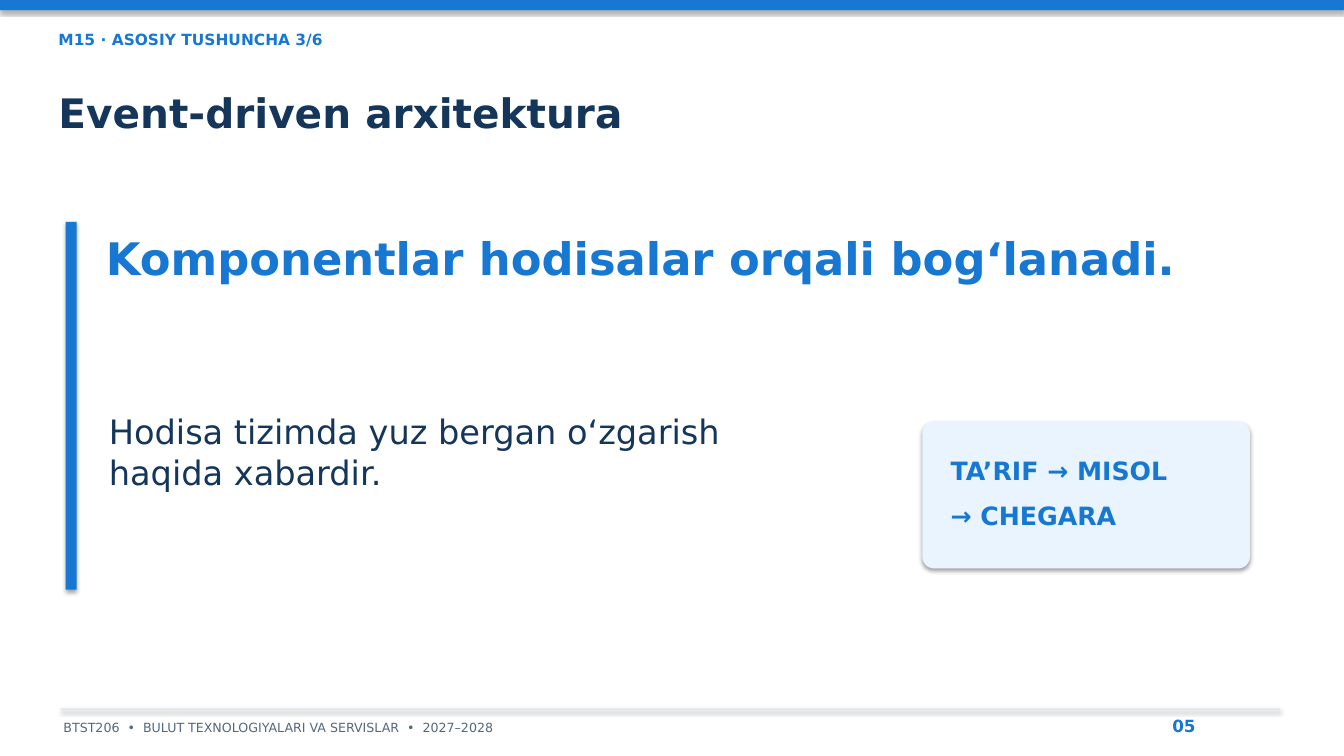
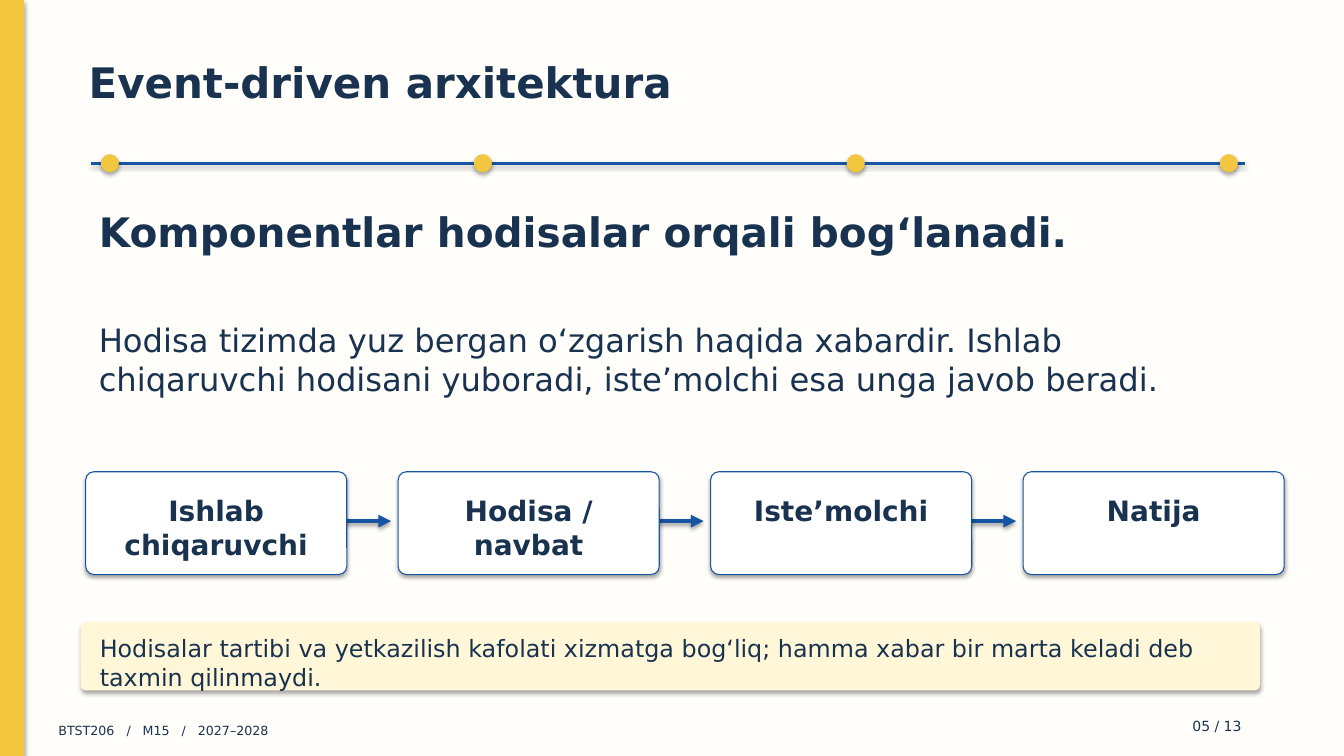
Before and after one commit to all1991here-dot/prezentatsiyalar, a slide deck: slide 5 of PPTX/M15_Prezentatsiya.pptx. Drawn at 1344x756 pixels with LibreOffice and Linux fonts; fonts in the diff are those of the drawing. Boxes give left, top, right and bottom in pixels: in the first picture for what was removed or moved away, otherwise in the second. Text is boxed around its words. In the diff, an @@ line names an element or a change of style, - is before the commit and + after.

Commit message:
Redesign 18 lecture decks with distinct styles and sourced online images

```diff
--- a/PPTX/M15_Prezentatsiya.pptx
+++ b/PPTX/M15_Prezentatsiya.pptx
@@ background #FFFFFF to #FFFEFA @@
@@ rectangle removed at bbox=[0, 0, 1344, 10] @@
@@ rectangle added at bbox=[0, 0, 24, 756], fill #F3C640 @@
@@ text removed at bbox=[58, 33, 322, 47] @@
-M15 · ASOSIY TUSHUNCHA 3/6
@@ text "Event-driven arxitektura": place and size @@
-text "Event-driven arxitektura" at bbox=[58, 97, 622, 129]
+text "Event-driven arxitektura" at bbox=[89, 66, 672, 99]
@@ text "Event-driven arxitektura" at bbox=[89, 66, 672, 99]: size 29 to 30 pt, text colour #15365B to #18324F; less space between paragraphs @@
@@ line added from (91, 163) to (1245, 163), #1555A3 2 pt @@
@@ ellipse added at bbox=[101, 154, 119, 172], fill #F3C640 @@
@@ ellipse added at bbox=[474, 154, 492, 172], fill #F3C640 @@
@@ ellipse added at bbox=[847, 154, 865, 172], fill #F3C640 @@
@@ ellipse added at bbox=[1220, 154, 1238, 172], fill #F3C640 @@
@@ text "Komponentlar hodisalar orqali bog‘lanadi.": place and size @@
-text "Komponentlar hodisalar orqali bog‘lanadi." at bbox=[106, 241, 1175, 285]
+text "Komponentlar hodisalar orqali bog‘lanadi." at bbox=[99, 216, 1067, 256]
@@ text "Komponentlar hodisalar orqali bog‘lanadi." at bbox=[99, 216, 1067, 256]: size 32 to 29 pt, text colour #1678D2 to #18324F; less space between paragraphs @@
@@ rectangle removed at bbox=[66, 222, 77, 590] @@
@@ text at bbox=[99, 327, 1158, 397]: text changed; size 24 to 23 pt; text colour #15365B to #18324F @@
-Hodisa tizimda yuz bergan o‘zgarish haqida xabardir.
+Hodisa tizimda yuz bergan o‘zgarish haqida xabardir. Ishlab chiqaruvchi hodisani yuboradi, iste’molchi esa unga javob beradi.
@@ rounded rectangle added at bbox=[86, 472, 347, 575], fill #FFFFFF, outline #1555A3 0.75 pt @@
@@ rounded rectangle added at bbox=[398, 472, 659, 575], fill #FFFFFF, outline #1555A3 0.75 pt @@
@@ rounded rectangle added at bbox=[711, 472, 972, 575], fill #FFFFFF, outline #1555A3 0.75 pt @@
@@ text removed at bbox=[951, 461, 1167, 526] @@
-TA’RIF → MISOL
-→ CHEGARA
@@ rounded rectangle: place and size @@
-rounded rectangle at bbox=[923, 421, 1250, 569]
+rounded rectangle at bbox=[1023, 472, 1285, 575]
@@ rounded rectangle at bbox=[1023, 472, 1285, 575]: fill #EAF4FF to #FFFFFF; outline none to #1555A3 0.75 pt @@
@@ text added at bbox=[124, 499, 307, 561], 20 pt, text #18324F, bold @@
+Ishlab chiqaruvchi
@@ text added at bbox=[465, 499, 583, 556], 20 pt, text #18324F, bold @@
+Hodisa / navbat
@@ text added at bbox=[754, 499, 928, 522], 20 pt, text #18324F, bold @@
+Iste’molchi
@@ text added at bbox=[1107, 499, 1201, 527], 20 pt, text #18324F, bold @@
+Natija
@@ arrow added from (345, 521) to (391, 521), #1555A3 3 pt @@
@@ arrow added from (657, 521) to (704, 521), #1555A3 3 pt @@
@@ arrow added from (970, 521) to (1016, 521), #1555A3 3 pt @@
@@ rounded rectangle added at bbox=[81, 622, 1260, 691], fill #FFF7D8 @@
@@ text added at bbox=[100, 639, 1193, 692], 17 pt, text #18324F @@
+Hodisalar tartibi va yetkazilish kafolati xizmatga bog‘liq; hamma xabar bir marta keladi deb taxmin qilinmaydi.
@@ rectangle removed at bbox=[60, 709, 1280, 710] @@
@@ text at bbox=[58, 725, 268, 735]: text changed; text colour #53687D to #18324F @@
-BTST206 • BULUT TEXNOLOGIYALARI VA SERVISLAR • 2027–2028
+BTST206 / M15 / 2027–2028
@@ text at bbox=[1192, 720, 1242, 731]: text changed; size 12 to 10 pt; text colour #1678D2 to #18324F; bold off @@
-05
+05 / 13
```
Also in this commit, not shown: 7 other slides changed, 5 slides added, 5 slides removed, 22 other files.
